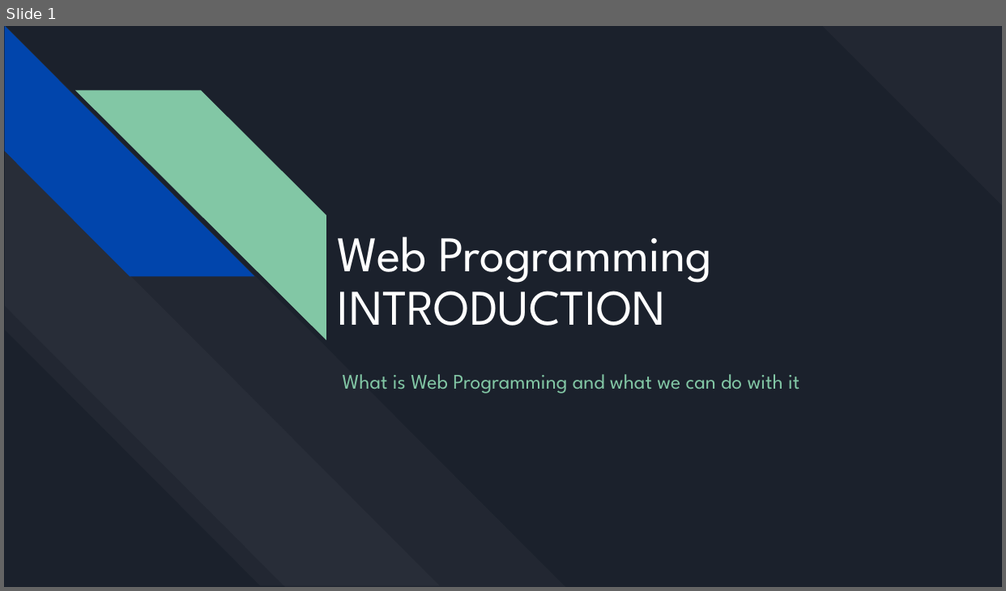
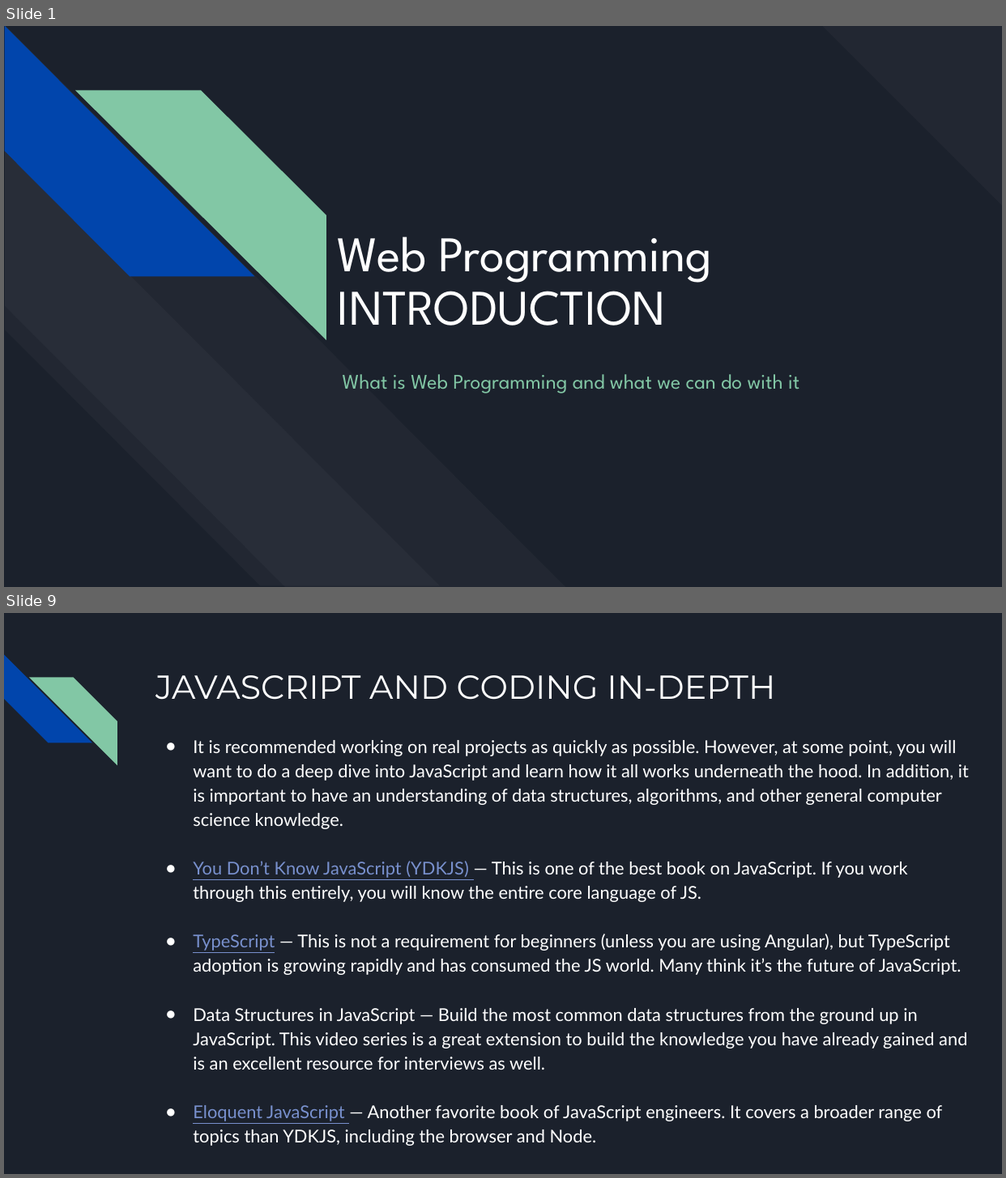
Before and after one commit to bulhard/Web-Programming, a slide deck: 00 Presentations/01 Introduction.pptx. Shown one above the other, each under a label of ours: slide 1 before the commit, slides 1 and 9 after it; the slides between them are not shown. The pictures are 1006x591 and 1006x1178 pixels, drawn with LibreOffice and Linux fonts; fonts in the diff are those of the drawing. Boxes give left, top, right and bottom in pixels: in the first picture for what was removed or moved away, otherwise in the second. Text is boxed around its words. In the diff, an @@ line names an element or a change of style, - is before the commit and + after.

```diff
--- a/00 Presentations/01 Introduction.pptx
+++ b/00 Presentations/01 Introduction.pptx
@@ slide 9 added at [4, 613, 1002, 1174], background #1B212C @@
@@ diag stripe added at [4, 655, 92, 743], fill #0145AC @@
@@ diag stripe added at [28, 677, 117, 766], fill #82C7A5 @@
@@ title added at [155, 675, 775, 700], 32 pt, text #FFFFFF @@
+JAVASCRIPT AND CODING IN-DEPTH
@@ text added at [193, 740, 969, 1146], 17 pt, text #FFFFFF @@
+● It is recommended working on real projects as quickly as possible. However, at some point, you will want to do a deep dive into JavaScript and learn how it all works underneath the hood. In addition, it is important to have an understanding of data structures, algorithms, and other general computer science knowledge.
+● You Don’t Know JavaScript (YDKJS) — This is one of the best book on JavaScript. If you work through this entirely, you will know the entire core language of JS.
+● TypeScript — This is not a requirement for beginners (unless you are using Angular), but TypeScript adoption is growing rapidly and has consumed the JS world. Many think it’s the future of JavaScript.
+● Data Structures in JavaScript — Build the most common data structures from the ground up in JavaScript. This video series is a great extension to build the knowledge you have already gained and is an excellent resource for interviews as well.
+● Eloquent JavaScript — Another favorite book of JavaScript engineers. It covers a broader range of topics than YDKJS, including the browser and Node.
```
Also in this commit, not shown: 1 slide changed, 30 other slides added.
